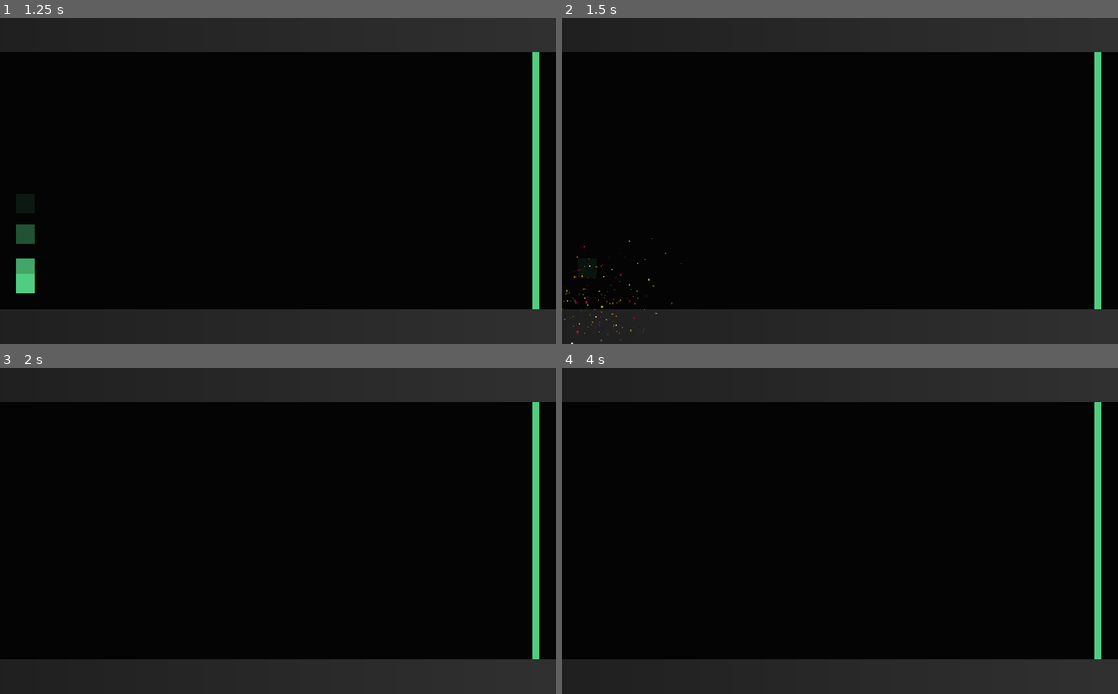
Above: before the commit, frames 1-4 (two rows, left to right).
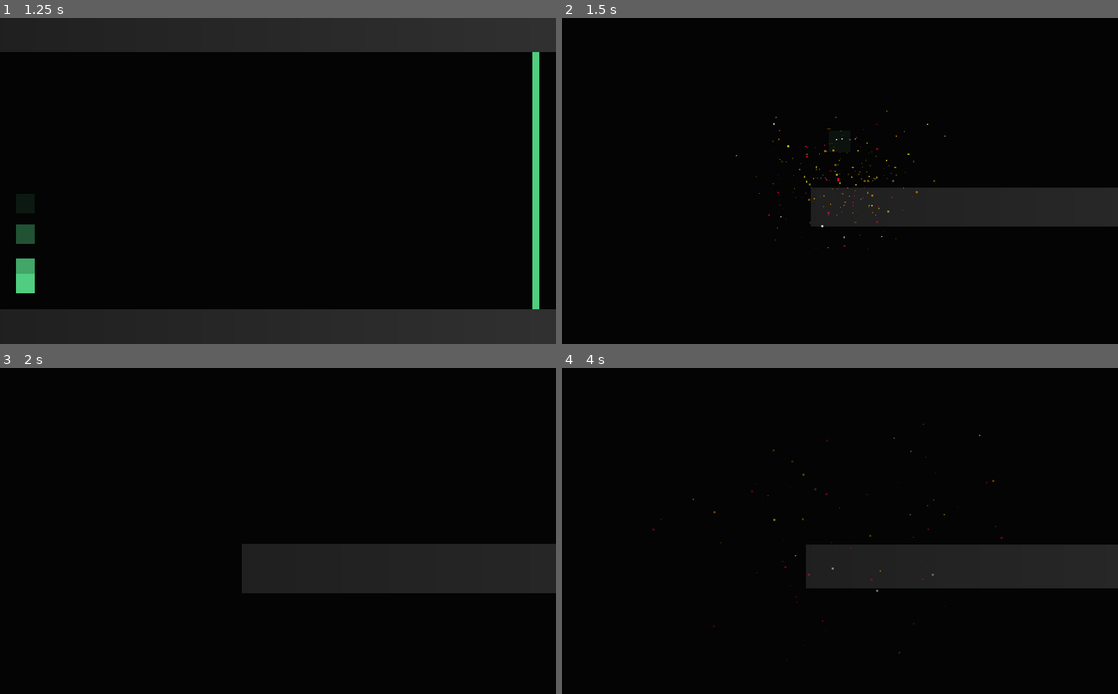
Above: after the commit, the same moments.

Repository: MrEliptik/godot_experiments
Game: Godot game, scene res://game.tscn
Same seed, same stepped clock (60 frames per second), same inputs: the game is played once before the commit and once after it.
Inputs (mouse positions are in pixels of both pictures, inside the frame that each line leads up to):
- Up to frame 1 (1.25 s): move the mouse to (400, 164) at 0.52 s; click (400, 164) at 0.67 s
- Up to frame 2 (1.5 s): move the mouse to (728, 197) at 1.27 s; click (728, 197) at 1.42 s
- Up to frame 3 (2 s): no input
- Up to frame 4 (4 s): move the mouse to (895, 459) at 2.02 s; click (895, 459) at 2.17 s; move the mouse to (812, 596) at 2.77 s; click (812, 596) at 2.92 s; move the mouse to (1006, 579) at 3.52 s; click (1006, 579) at 3.67 s

Frame 1 is identical in both runs. In frame 2, 29% of the frame differs, in the area x 0-100%, y 0-100%; in frame 3, 30%; in frame 4, 30%.

Commit message:
[hang] zoom when dying

Diff:
--- a/2D/hang/game.gd
+++ b/2D/hang/game.gd
@@ -5,6 +5,8 @@
 onready var winscreen = $CanvasLayer/WinScreen
 onready var levels = $Levels
 onready var player_pos = $PlayerPos.global_position
+onready var camera = $Camera2D
+onready var player_camera = $Player/Camera2D
 
 var curr_level_nb = 0
 
@@ -12,6 +14,7 @@
 func _ready():
 	player.connect("anchor", self, "on_anchor")
 	player.connect("free", self, "on_free")
+	player.connect("die", self, "on_die")
 	levels.get_child(0).get_node("Goal").connect("body_entered", self, "_on_Goal_body_entered")
 
 func on_anchor(point, collider):
@@ -49,7 +52,10 @@
 
 func _on_Goal_body_entered(body):
 	print(body.name)
+	$WinSound.play()
 	player.contact_monitor = false
+	# Reset player first to avoid colliding with next level
+	player.reset(player_pos)
 #	player.visible = false
 #	winscreen.visible = true
 	load_next_level()
@@ -60,7 +66,14 @@
 func on_level_ready():
 	# Connect after resetting position to avoid re-triggering
 	levels.get_child(0).get_node("Goal").connect("body_entered", self, "_on_Goal_body_entered")
-	player.reset(player_pos)
 
-func _on_Timer_timeout():
-	pass # Replace with function body.
+func on_die():
+	# Switch to player's camera
+	camera.current = false
+	player_camera.current = true
+	player_camera.zoom(0.7, 0.7, 0.5)
+	player_camera.shake(0.5, 15, 10)
+	$DeathTimer.start()
+
+func _on_DeathTimer_timeout():
+	get_tree().reload_current_scene()
--- a/2D/hang/game.tscn
+++ b/2D/hang/game.tscn
@@ -1,16 +1,21 @@
-[gd_scene load_steps=6 format=2]
+[gd_scene load_steps=7 format=2]
 
 [ext_resource path="res://player.tscn" type="PackedScene" id=1]
 [ext_resource path="res://game.gd" type="Script" id=2]
 [ext_resource path="res://winScreen.tscn" type="PackedScene" id=3]
 [ext_resource path="res://levels/level_0.tscn" type="PackedScene" id=4]
 [ext_resource path="res://camera2D.gd" type="Script" id=5]
+[ext_resource path="res://sounds/sfx/win.ogg" type="AudioStream" id=6]
 
 [node name="Game" type="Node2D"]
 script = ExtResource( 2 )
 
 [node name="Camera2D" type="Camera2D" parent="."]
+offset = Vector2( 512, 300 )
+current = true
 script = ExtResource( 5 )
+
+[node name="Tween" type="Tween" parent="Camera2D"]
 
 [node name="Levels" type="Node" parent="."]
 
@@ -22,6 +27,11 @@
 [node name="Player" parent="." instance=ExtResource( 1 )]
 position = Vector2( 46.55, 118.75 )
 
+[node name="Camera2D" type="Camera2D" parent="Player"]
+script = ExtResource( 5 )
+
+[node name="Tween" type="Tween" parent="Player/Camera2D"]
+
 [node name="Joints" type="Node" parent="."]
 
 [node name="CanvasLayer" type="CanvasLayer" parent="."]
@@ -29,5 +39,9 @@
 [node name="WinScreen" parent="CanvasLayer" instance=ExtResource( 3 )]
 visible = false
 
-[node name="Timer" type="Timer" parent="."]
-[connection signal="timeout" from="Timer" to="." method="_on_Timer_timeout"]
+[node name="DeathTimer" type="Timer" parent="."]
+one_shot = true
+
+[node name="WinSound" type="AudioStreamPlayer" parent="."]
+stream = ExtResource( 6 )
+[connection signal="timeout" from="DeathTimer" to="." method="_on_DeathTimer_timeout"]
